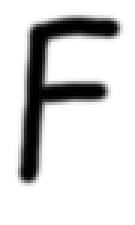
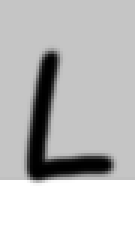
Layers edited between the first and the second 135x225 image:
painted on "Pasted Layer" over [12, 12, 126, 189]
showed "Background" over [0, 0, 135, 189]
